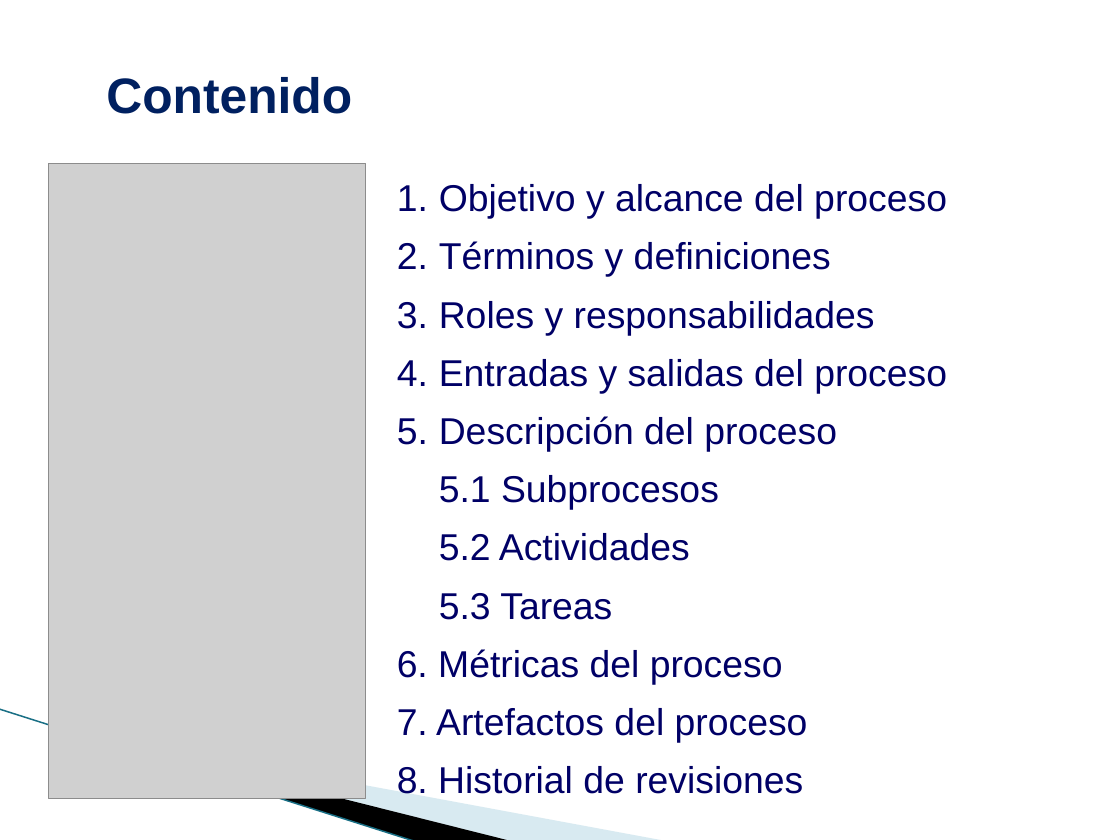
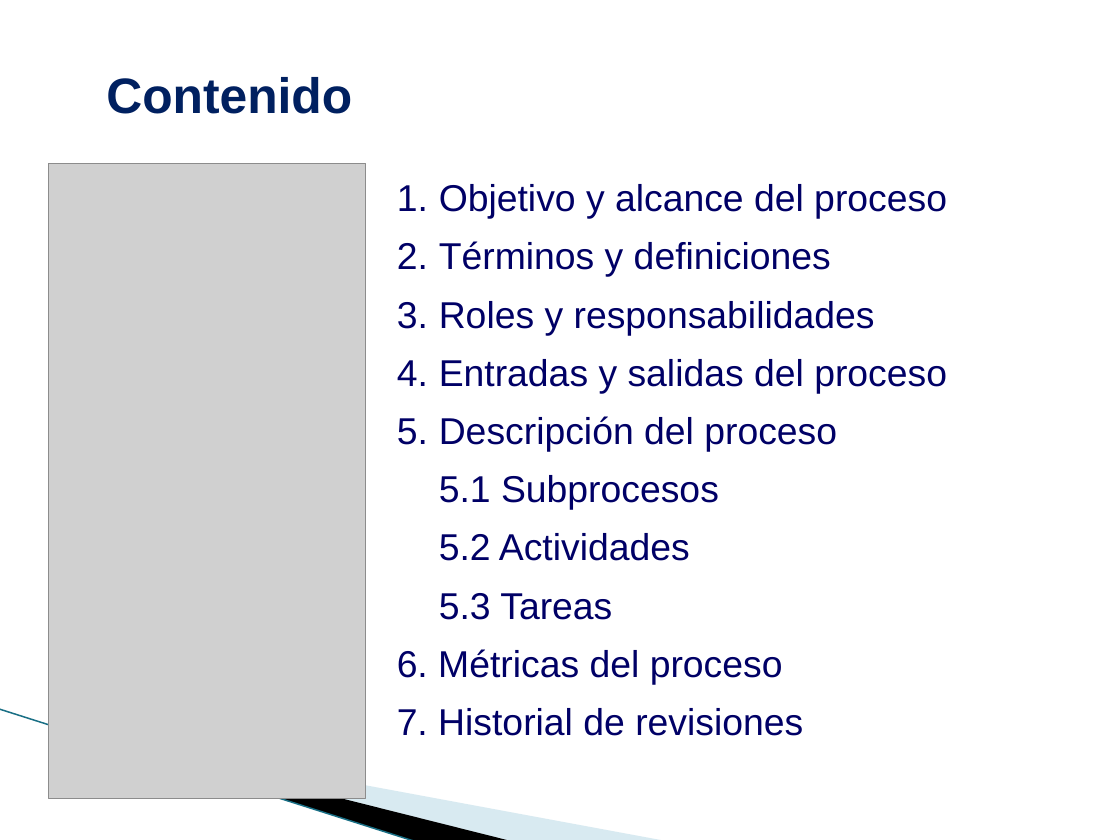
Before and after one commit to CreativeCheeseGame/BoundPhysic, a slide deck: slide 2 of Area de Proceso PP-PMC/PGPRO_0.2_2015 Proceso_de_gestion_de_proyectos.ppt.pptx. Drawn at 1120x840 pixels with LibreOffice and Linux fonts; fonts in the diff are those of the drawing; grey boxes stand for pictures; background and template pictures are left out. Boxes give left, top, right and bottom in pixels: in the first picture for what was removed or moved away, otherwise in the second. Text is boxed around its words. In the diff, an @@ line names an element or a change of style, - is before the commit and + after.

```diff
--- a/Area de Proceso PP-PMC/PGPRO_0.2_2015 Proceso_de_gestion_de_proyectos.ppt.pptx
+++ b/Area de Proceso PP-PMC/PGPRO_0.2_2015 Proceso_de_gestion_de_proyectos.ppt.pptx
@@ text at [397,708,803,736]: text changed @@
-7. Artefactos del proceso
-8. Historial de revisiones
+7. Historial de revisiones
```
Also in this commit, not shown: 7 other slides changed, 3 slides removed, 17 other files.
